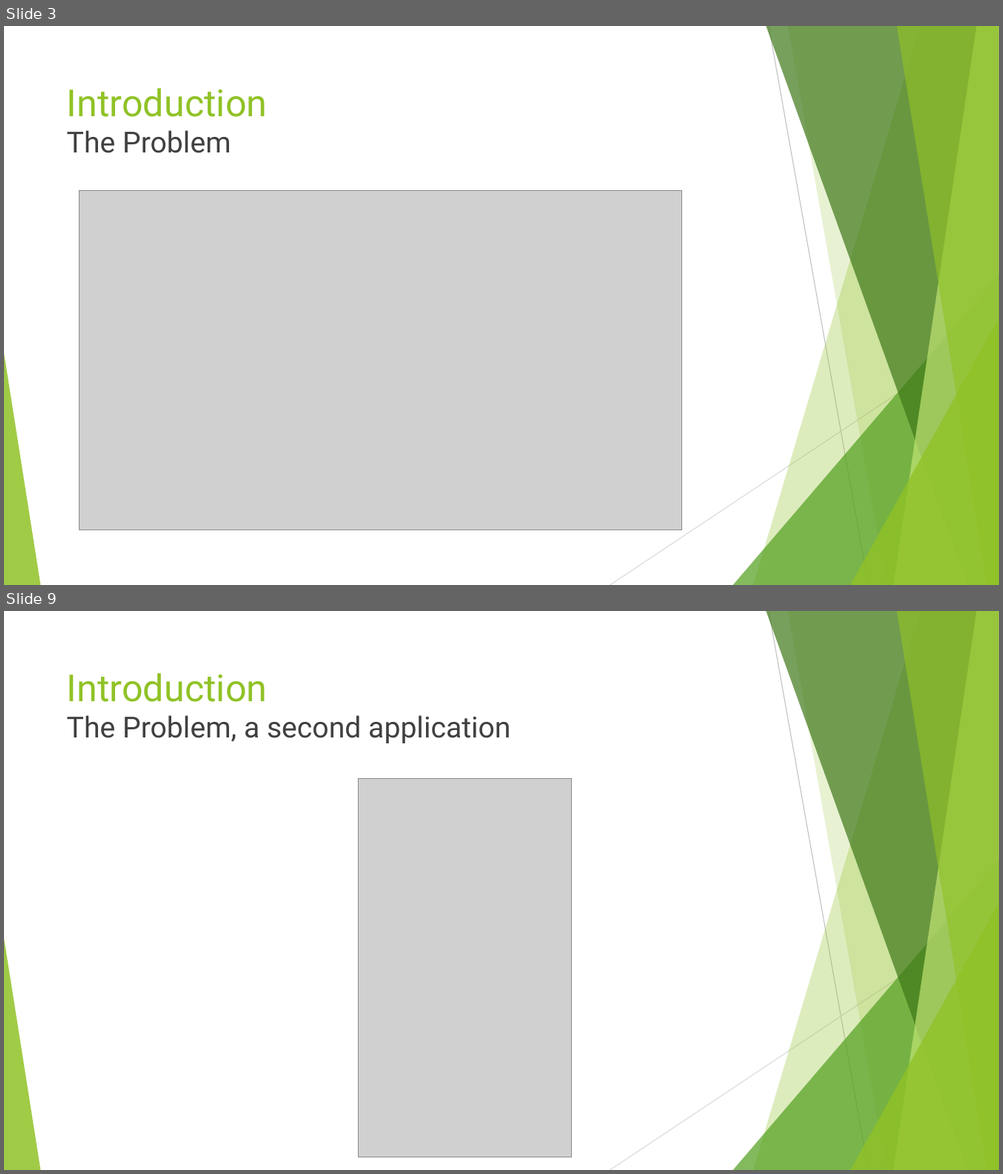
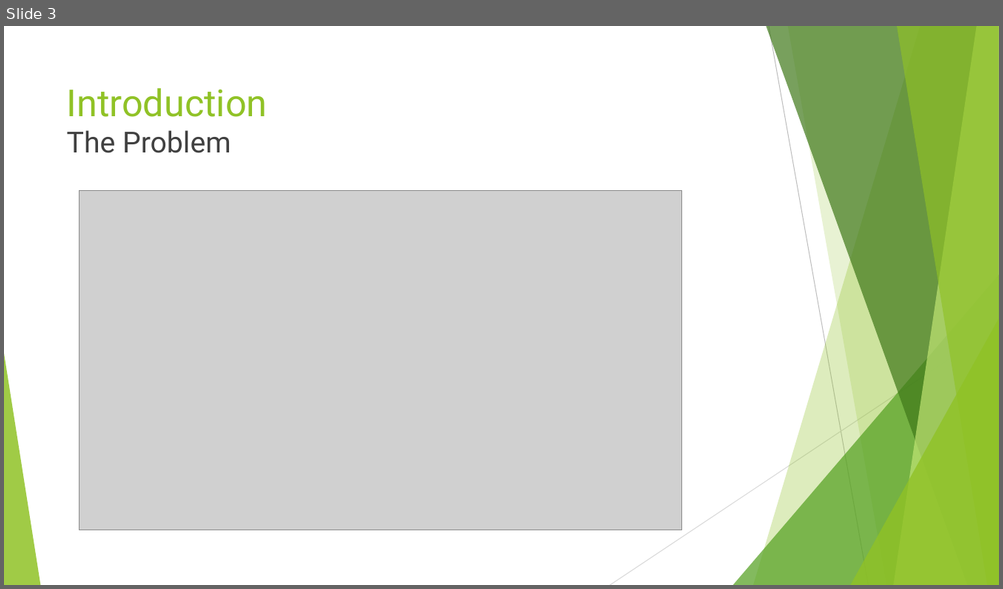
Before and after one commit to realleyriley/Honors-Thesis, a slide deck: Paperwork/Summer Research Presentation.pptx. Shown one above the other, each under a label of ours: slides 3 and 9 before the commit, slide 3 after it; the slides between them are not shown. The pictures are 1003x1174 and 1003x589 pixels, drawn with LibreOffice and Linux fonts; fonts in the diff are those of the drawing; grey boxes stand for pictures. Boxes give left, top, right and bottom in pixels: in the first picture for what was removed or moved away, otherwise in the second. Text is boxed around its words. In the diff, an @@ line names an element or a change of style, - is before the commit and + after.

```diff
--- a/Paperwork/Summer Research Presentation.pptx
+++ b/Paperwork/Summer Research Presentation.pptx
@@ slide 9 removed at [4,611,999,1170], background #FFFFFF; not listed: 10 template elements that a slide beside it also shows @@
@@ title removed at [67,673,510,743] @@
-Introduction
-The Problem, a second application
@@ picture removed at [358,778,571,1157] @@
```
Also in this commit, not shown: 5 slides changed, 13 slides added, 1 other slide removed, 3 other files.
